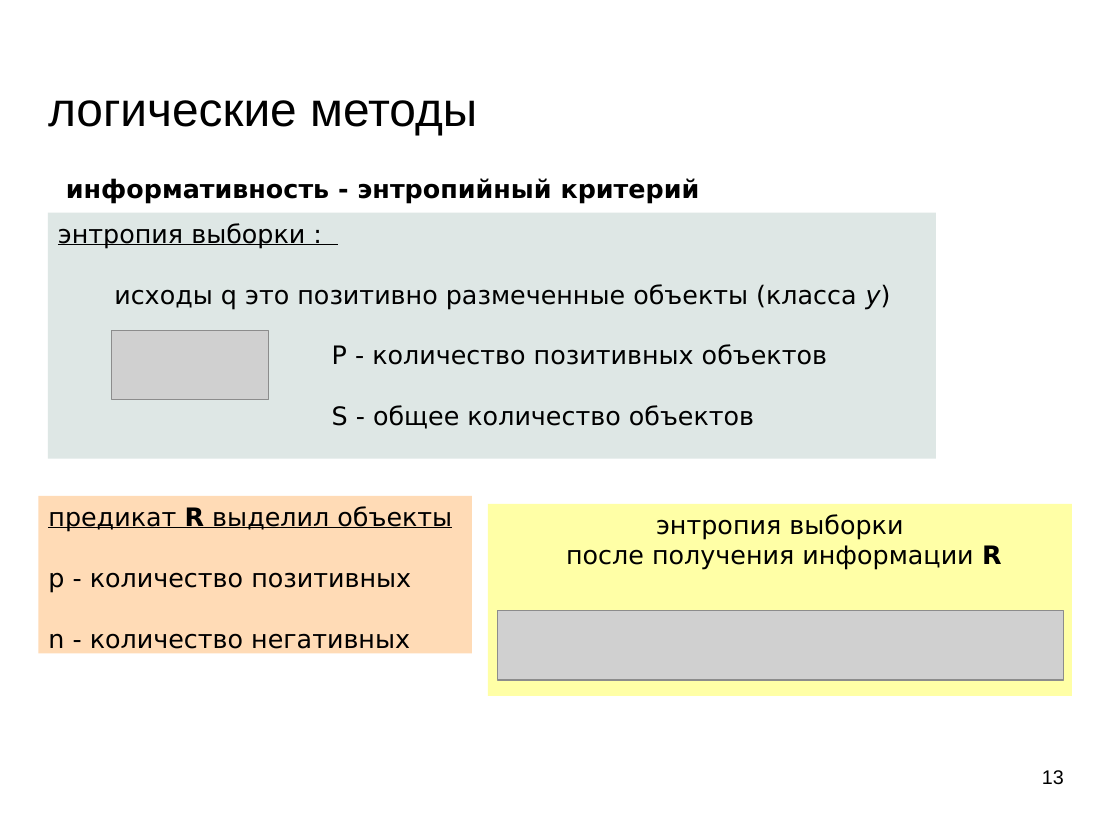
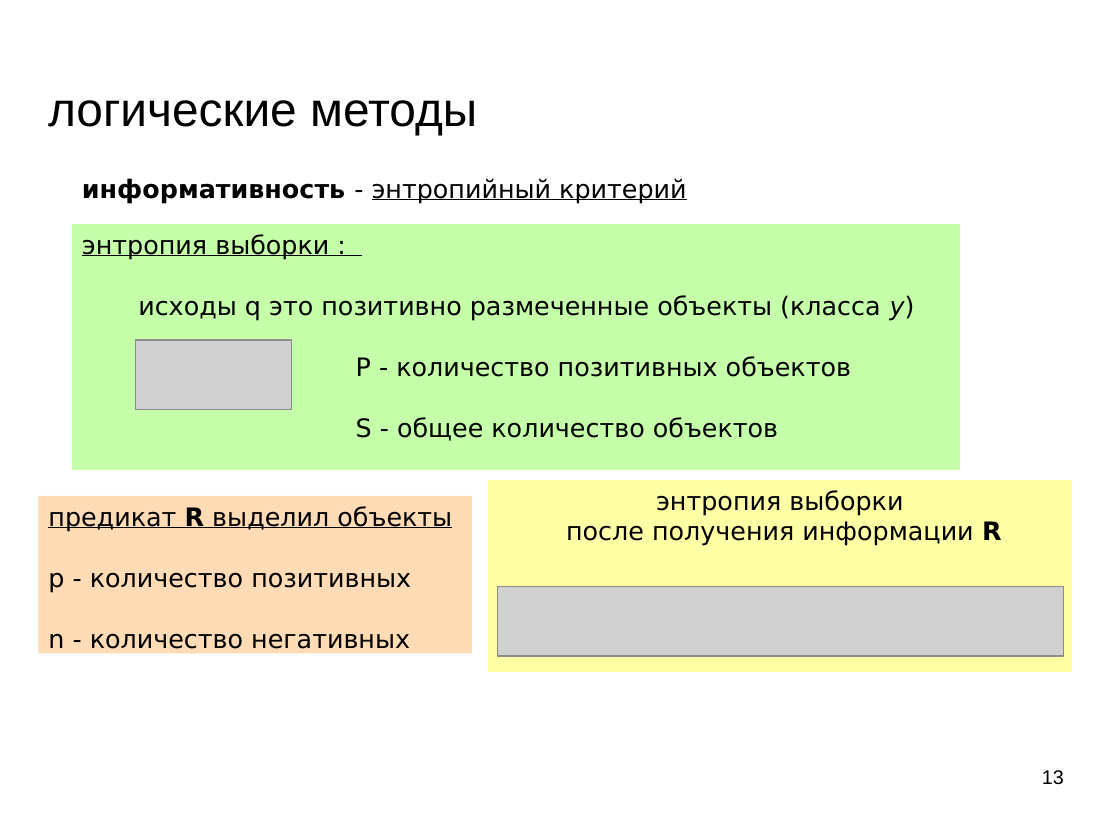
Before and after one commit to mechanoid5/ml_lectorium_legacy, a slide deck: slide 13 of 12-logical.odp. Drawn at 1120x840 pixels with LibreOffice and Linux fonts; fonts in the diff are those of the drawing; grey boxes stand for pictures; background and template pictures are left out. Boxes give left, top, right and bottom in pixels: in the first picture for what was removed or moved away, otherwise in the second. Text is boxed around its words. In the diff, an @@ line names an element or a change of style, - is before the commit and + after.

```diff
--- a/12-logical.odp
+++ b/12-logical.odp
@@ text "информативность - энтропийный критерий": place and size @@
-text "информативность - энтропийный критерий" at (66,178,700,204)
+text "информативность - энтропийный критерий" at (82,178,686,204)
@@ text "информативность - энтропийный критерий" at (82,178,686,204): bold off in "- энтропийный критерий"; underline on in "энтропийный критерий" @@
@@ rectangle "энтропия выборки :": place and size @@
-rectangle "энтропия выборки :" at (48,212,936,458)
+rectangle "энтропия выборки :" at (72,224,960,470)
@@ rectangle "энтропия выборки :" at (72,224,960,470): fill #DEE7E5 to #C5FFAA @@
@@ picture: place and size @@
-picture at (112,331,268,400)
+picture at (135,340,292,410)
@@ rectangle "энтропия выборки": place and size @@
-rectangle "энтропия выборки" at (488,504,1072,696)
+rectangle "энтропия выборки" at (488,480,1072,672)
@@ picture: place and size @@
-picture at (498,611,1064,680)
+picture at (498,587,1064,657)
```
Also in this commit, not shown: 7 other slides changed, 9 slides removed, 2 other files.
